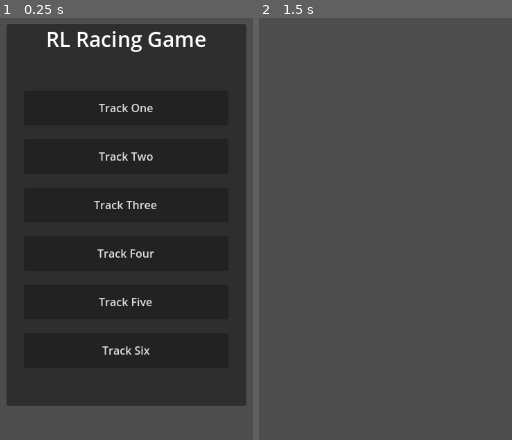
Above: before the commit, frames 1-2 (left to right).
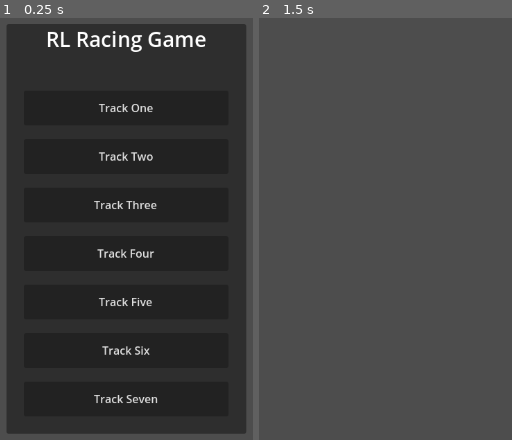
Above: after the commit, the same moments.

Repository: Reinforcement-Learning-Game/RL-Racing-Game
Game: Godot game, scene res://Menu/MainMenu.tscn
The game is run twice, just before and just after one commit, with the same random seed, the same clock (stepped at 60 frames per second) and the same inputs.
Inputs:
- Up to frame 1 (0.25 s): no input
- Up to frame 2 (1.5 s): click "Track Six" at 0.5 s; tap Enter at 1.25 s; hold D (Right) from 1.28 s (still down)

The runs differ from the first frame. In frame 1, 6.3% of the frame differs, in the area x 2-98%, y 89-99%; in frame 2, nothing differs.

Commit message:
moved track 7

Diff:
--- a/rl-race/track7.tscn
+++ b/rl-race/Tracks/Track7.tscn
@@ -14,7 +14,7 @@
 curve = SubResource("Curve3D_547gb")
 
 [node name="CSGPolygon3D" type="CSGPolygon3D" parent="Track"]
-polygon = PackedVector2Array(0, 0, 0, 1, 1, 1, 6, 0)
+polygon = PackedVector2Array(0, 0, 0, 1, 1, 1, 6.5, 0)
 mode = 2
 path_node = NodePath("..")
 path_interval_type = 0
--- a/rl-race/game_manager.gd
+++ b/rl-race/game_manager.gd
@@ -7,7 +7,8 @@
 	"Track Three": "Track3",
 	"Track Four": "Track4",
 	"Track Five": "Track5",
-	"Track Six": "Track6"
+	"Track Six": "Track6",
+	"Track Seven": "Track7"
 }
 
 enum GameState {
